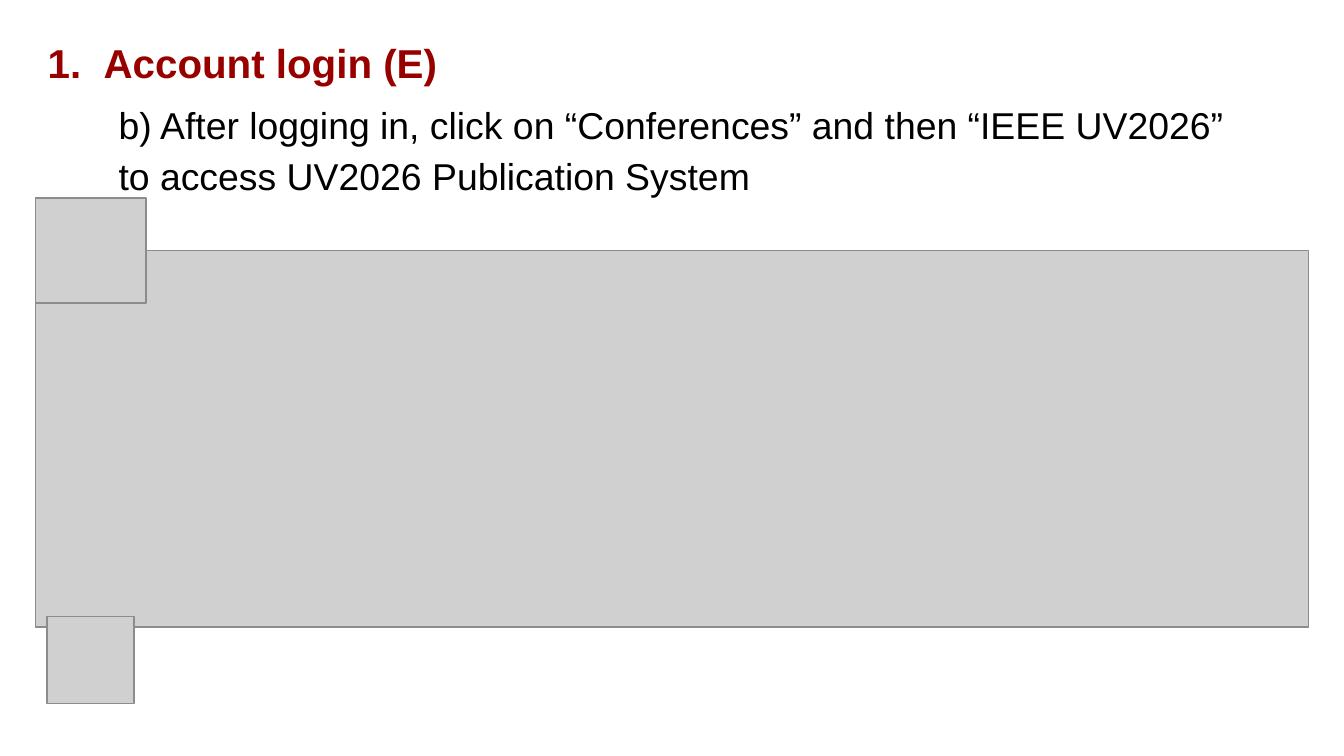
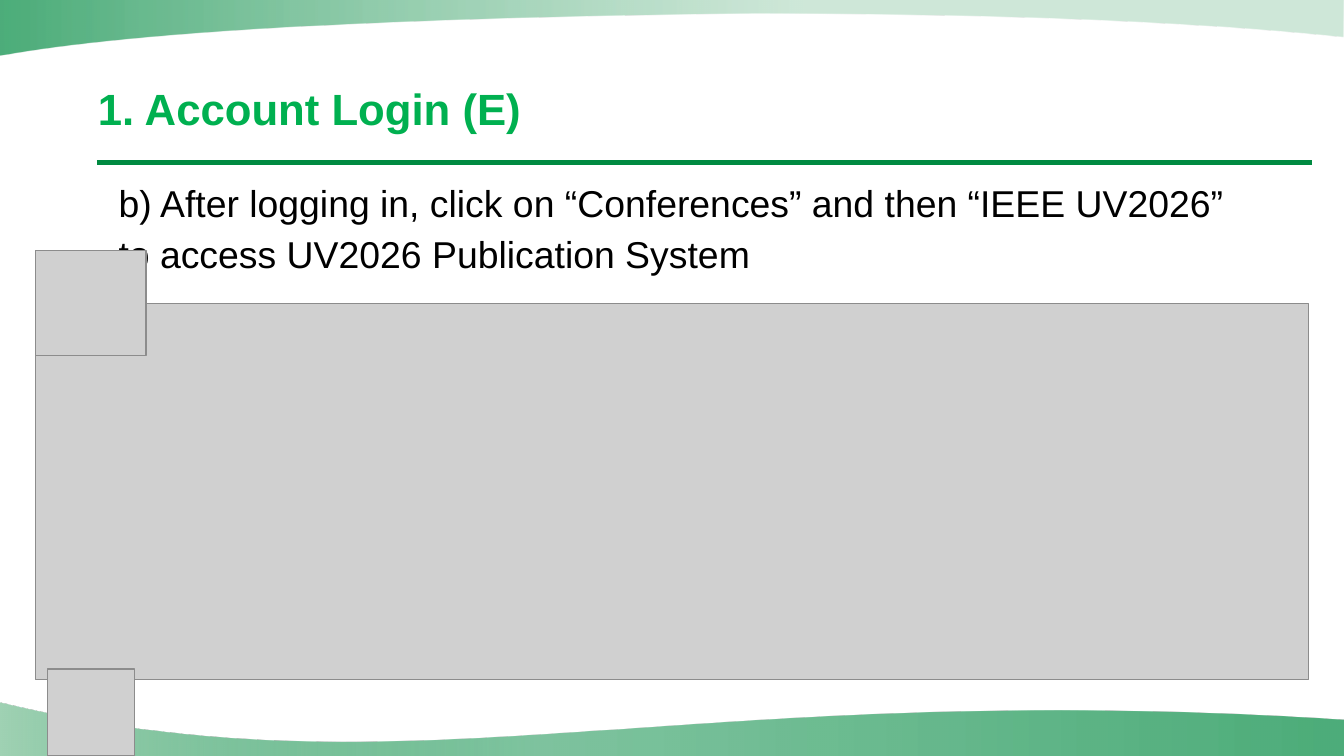
Before and after one commit to UV2026/Email-CFP, a slide deck: slide 7 of Instructions/PPT/Instructions for Assinging Papers to Session Chairs (Program Chair)[UV2026].pptx. Drawn at 1344x756 pixels with LibreOffice and Linux fonts; fonts in the diff are those of the drawing; grey boxes stand for pictures; background and template pictures are left out. Boxes give left, top, right and bottom in pixels: in the first picture for what was removed or moved away, otherwise in the second. Text is boxed around its words. In the diff, an @@ line names an element or a change of style, - is before the commit and + after.

```diff
--- a/Instructions/PPT/Instructions for Assinging Papers to Session Chairs (Program Chair)[UV2026].pptx
+++ b/Instructions/PPT/Instructions for Assinging Papers to Session Chairs (Program Chair)[UV2026].pptx
@@ freeform shape added at (0, 0, 1343, 55), fill gradient #008A41 to #A0D2B4 @@
@@ text at (98, 93, 521, 134): text changed; size 21.6 to 23.4 pt; text colour #980000 to #00B050 @@
-1. Account login (E)
+1. Account Login (E)
@@ text "b) After logging in, click ...": place and size @@
-text "b) After logging in, click ..." at (119, 112, 1223, 198)
+text "b) After logging in, click ..." at (119, 190, 1223, 276)
@@ line added from (97, 163) to (1313, 163), #008A41 2.5 pt @@
@@ picture: place and size @@
-picture at (35, 198, 145, 302)
+picture at (35, 251, 145, 356)
@@ picture: place and size @@
-picture at (35, 251, 1308, 628)
+picture at (35, 304, 1308, 680)
@@ picture: place and size @@
-picture at (47, 617, 134, 704)
+picture at (47, 669, 134, 756)
@@ freeform shape added at (0, 703, 1344, 756), fill gradient #008A41 to #A0D2B4 @@
```
Also in this commit, not shown: 12 other slides changed, 7 other files.
